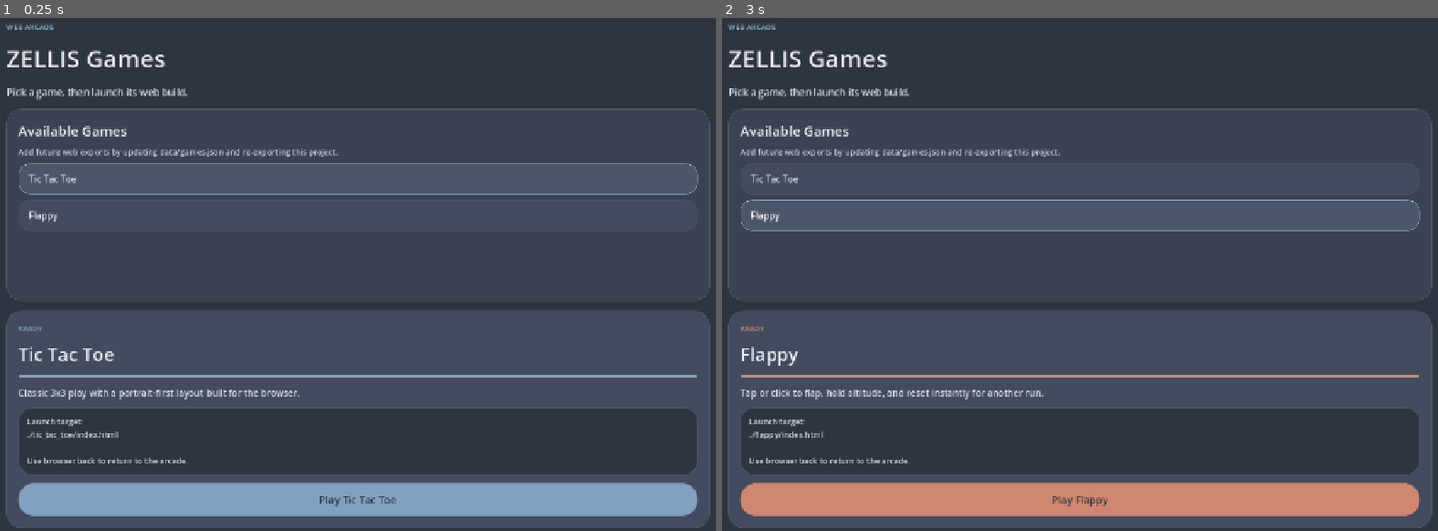
Above: before the commit, frames 1-2 (left to right).
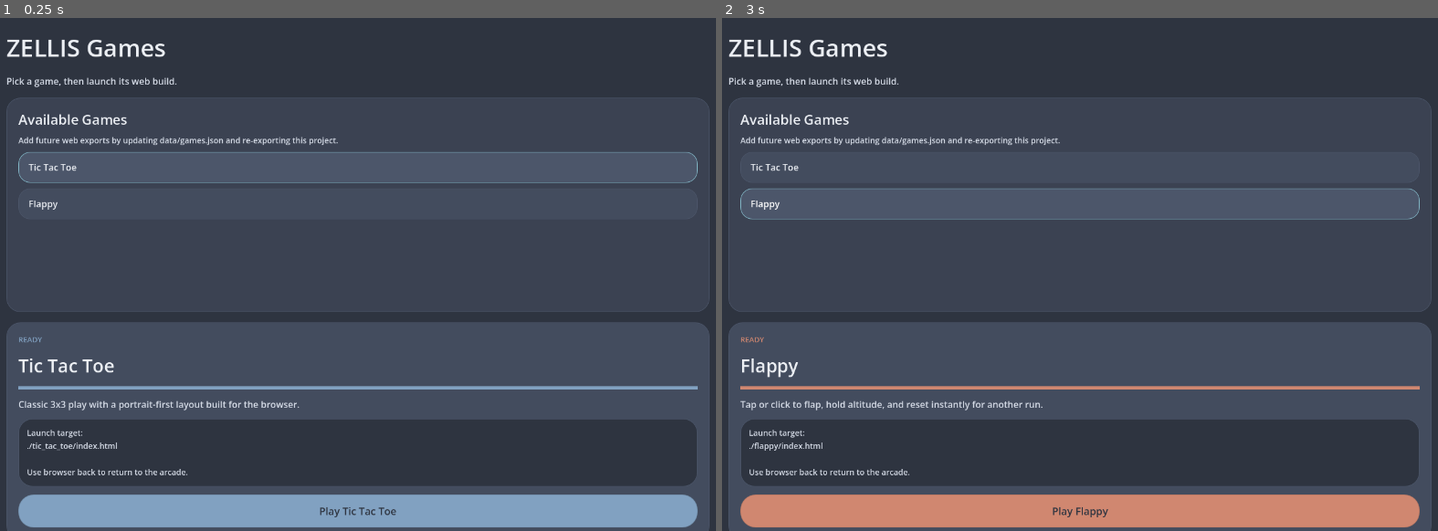
Above: after the commit, the same moments.

Repository: ZacharyEllison/games
Game: Godot game, scene res://scenes/main.tscn
The game is run twice, just before and just after one commit, with the same random seed, the same clock (stepped at 60 frames per second) and the same inputs.
Inputs:
- Up to frame 1 (0.25 s): no input
- Up to frame 2 (3 s): click "Play Tic Tac Toe" at 0.5 s; click "Play Tic Tac Toe" at 1.25 s; click "Tic Tac Toe" at 2 s; click "Flappy" at 2.75 s

The runs differ from the first frame. In frame 1, 16% of the frame differs, in the area x 0-100%, y 1-100%; in frame 2, 16%.

Commit message:
Update Godot configuration and enhance responsive layout in main game script

Diff:
--- a/project.godot
+++ b/project.godot
@@ -20,7 +20,7 @@
 
 window/size/viewport_width=1280
 window/size/viewport_height=900
-window/stretch/mode="canvas_items"
+window/stretch/mode="disabled"
 window/stretch/aspect="expand"
 
 [rendering]
--- a/scripts/main.gd
+++ b/scripts/main.gd
@@ -11,14 +11,22 @@
 const DEFAULT_ACCENT := Color("88c0d0")
 
 @onready var background: ColorRect = $Background
+@onready var margin_container: MarginContainer = $Margin
+@onready var content_box: VBoxContainer = $Margin/Content
 @onready var eyebrow_label: Label = $Margin/Content/Eyebrow
 @onready var title_label: Label = $Margin/Content/Title
 @onready var subtitle_label: Label = $Margin/Content/Subtitle
+@onready var panels_box: VBoxContainer = $Margin/Content/Panels
 @onready var game_panel: PanelContainer = $Margin/Content/Panels/GamePanel
+@onready var game_margin: MarginContainer = $Margin/Content/Panels/GamePanel/GameMargin
+@onready var game_box: VBoxContainer = $Margin/Content/Panels/GamePanel/GameMargin/GameBox
 @onready var game_header_label: Label = $Margin/Content/Panels/GamePanel/GameMargin/GameBox/GameHeader
 @onready var game_hint_label: Label = $Margin/Content/Panels/GamePanel/GameMargin/GameBox/GameHint
+@onready var game_scroll: ScrollContainer = $Margin/Content/Panels/GamePanel/GameMargin/GameBox/GameScroll
 @onready var game_list: VBoxContainer = $Margin/Content/Panels/GamePanel/GameMargin/GameBox/GameScroll/GameList
 @onready var details_panel: PanelContainer = $Margin/Content/Panels/DetailsPanel
+@onready var details_margin: MarginContainer = $Margin/Content/Panels/DetailsPanel/DetailsMargin
+@onready var details_box: VBoxContainer = $Margin/Content/Panels/DetailsPanel/DetailsMargin/DetailsBox
 @onready var status_label: Label = $Margin/Content/Panels/DetailsPanel/DetailsMargin/DetailsBox/StatusLabel
 @onready var selected_title_label: Label = $Margin/Content/Panels/DetailsPanel/DetailsMargin/DetailsBox/SelectedTitle
 @onready var accent_bar: ColorRect = $Margin/Content/Panels/DetailsPanel/DetailsMargin/DetailsBox/AccentBar
@@ -34,9 +42,11 @@
 
 func _ready() -> void:
 	_apply_theme()
+	get_viewport().size_changed.connect(_apply_responsive_layout)
 	play_button.pressed.connect(_on_play_pressed)
 	games = _load_games()
 	_populate_games()
+	_apply_responsive_layout()
 
 func _apply_theme() -> void:
 	background.color = BACKGROUND_COLOR
@@ -92,6 +102,7 @@
 		play_button.text = "Nothing to play"
 		play_button.disabled = true
 		accent_bar.color = PANEL_BORDER
+		_apply_responsive_layout()
 		return
 
 	for index in range(games.size()):
@@ -110,6 +121,7 @@
 		game_buttons.append(button)
 
 	_select_game(0)
+	_apply_responsive_layout()
 
 func _on_game_selected(index: int) -> void:
 	_select_game(index)
@@ -153,6 +165,64 @@
 func _set_label_style(label: Label, font_size: int, color: Color) -> void:
 	label.add_theme_font_size_override("font_size", font_size)
 	label.add_theme_color_override("font_color", color)
+
+func _apply_responsive_layout() -> void:
+	var viewport_size := get_viewport_rect().size
+	var width := viewport_size.x
+	var height := viewport_size.y
+	var is_phone := width <= 540.0
+	var is_small := width <= 820.0
+
+	var outer_margin := 14 if is_phone else (18 if is_small else 24)
+	var inner_margin := 14 if is_phone else (16 if is_small else 20)
+	var section_spacing := 12 if is_phone else (14 if is_small else 18)
+	var title_size := 28 if is_phone else (34 if is_small else 42)
+	var heading_size := 20 if is_phone else (22 if is_small else 24)
+	var body_size := 15 if is_phone else 16
+	var helper_size := 13 if is_phone else 14
+	var status_size := 12 if is_phone else 13
+	var button_font_size := 15 if is_phone else 16
+	var button_height := 50.0 if is_phone else 54.0
+	var play_height := 52.0 if is_phone else 58.0
+	var game_list_height := clampf(height * (0.26 if is_phone else 0.3), 160.0, 260.0)
+
+	margin_container.add_theme_constant_override("margin_left", outer_margin)
+	margin_container.add_theme_constant_override("margin_top", outer_margin)
+	margin_container.add_theme_constant_override("margin_right", outer_margin)
+	margin_container.add_theme_constant_override("margin_bottom", outer_margin)
+
+	content_box.add_theme_constant_override("separation", section_spacing)
+	panels_box.add_theme_constant_override("separation", section_spacing)
+	game_box.add_theme_constant_override("separation", 8 if is_phone else 10)
+	details_box.add_theme_constant_override("separation", 10 if is_phone else 14)
+
+	game_margin.add_theme_constant_override("margin_left", inner_margin)
+	game_margin.add_theme_constant_override("margin_top", inner_margin)
+	game_margin.add_theme_constant_override("margin_right", inner_margin)
+	game_margin.add_theme_constant_override("margin_bottom", inner_margin)
+	details_margin.add_theme_constant_override("margin_left", inner_margin)
+	details_margin.add_theme_constant_override("margin_top", inner_margin)
+	details_margin.add_theme_constant_override("margin_right", inner_margin)
+	details_margin.add_theme_constant_override("margin_bottom", inner_margin)
+
+	game_scroll.custom_minimum_size = Vector2(0.0, game_list_height)
+	play_button.custom_minimum_size = Vector2(0.0, play_height)
+
+	_set_label_style(eyebrow_label, helper_size, DEFAULT_ACCENT)
+	_set_label_style(title_label, title_size, TEXT_COLOR)
+	_set_label_style(subtitle_label, body_size, MUTED_TEXT)
+	_set_label_style(game_header_label, heading_size, TEXT_COLOR)
+	_set_label_style(game_hint_label, helper_size, MUTED_TEXT)
+	_set_label_style(status_label, status_size, status_label.get_theme_color("font_color", "Label"))
+	_set_label_style(selected_title_label, heading_size + (6 if is_phone else 8), TEXT_COLOR)
+	_set_label_style(description_label, body_size, MUTED_TEXT)
+	_set_label_style(target_label, helper_size, MUTED_TEXT)
+
+	for button in game_buttons:
+		button.add_theme_font_size_override("font_size", button_font_size)
+		button.custom_minimum_size = Vector2(0.0, button_height)
+
+	play_button.add_theme_font_size_override("font_size", 17 if is_phone else 18)
 
 func _apply_panel_style(panel: PanelContainer, color: Color) -> void:
 	var style := StyleBoxFlat.new()
Not shown, changed: index.html
Not shown, changed: index.pck
